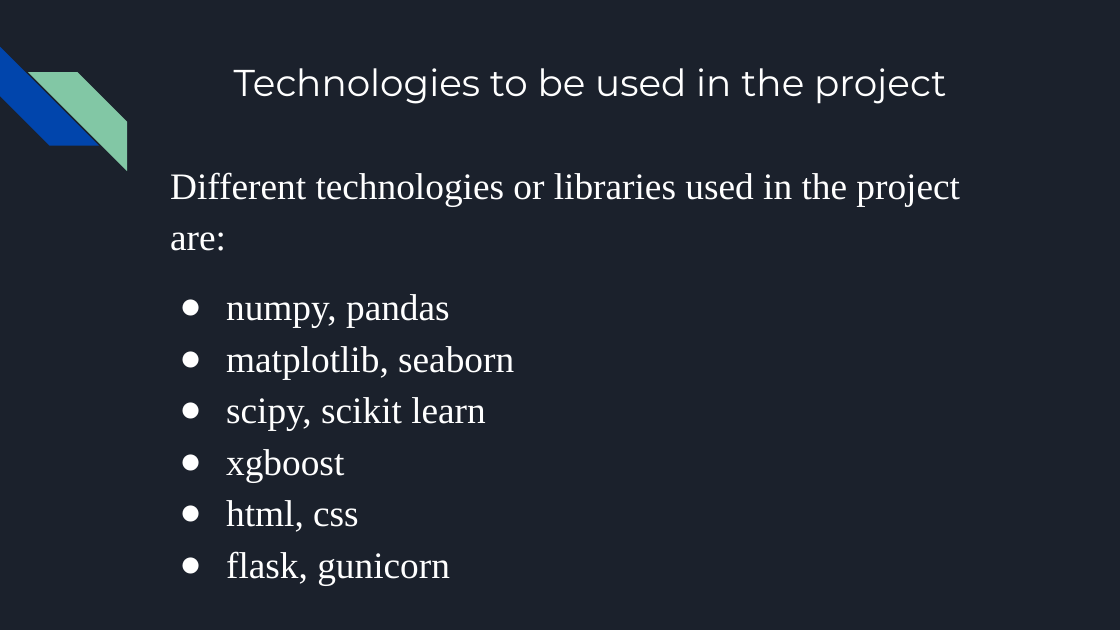
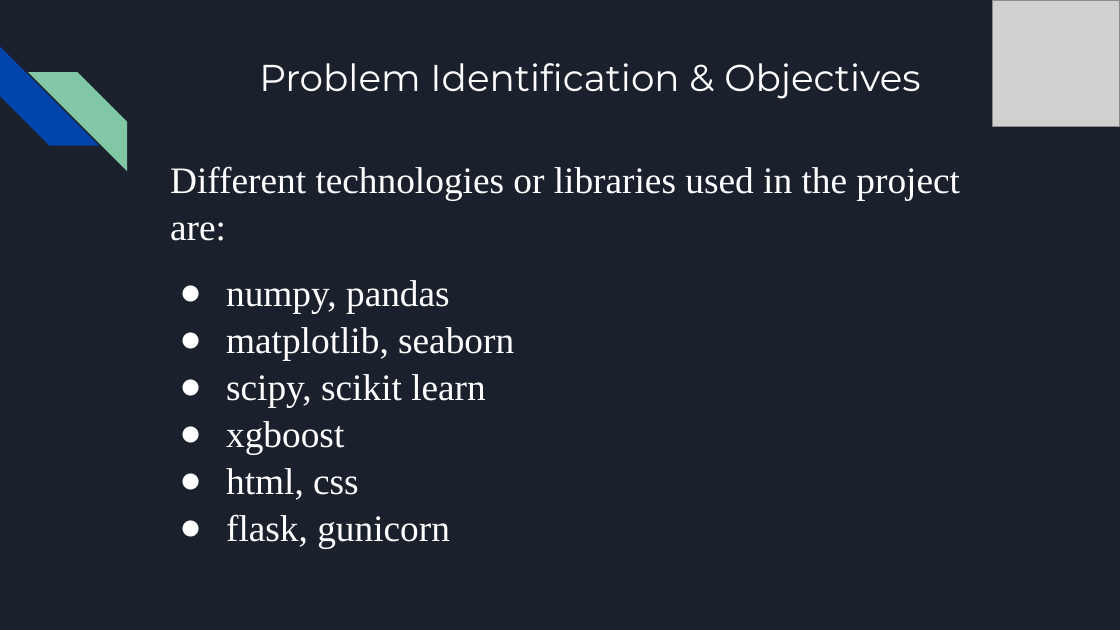
Before and after one commit to Rakesh-Naidu/Credit-card-approval-prediction, a slide deck: slide 18 of Credit Approval Prediction.pptx (slide 15 before the commit). Drawn at 1120x630 pixels with LibreOffice and Linux fonts; fonts in the diff are those of the drawing; grey boxes stand for pictures. Boxes give left, top, right and bottom in pixels: in the first picture for what was removed or moved away, otherwise in the second. Text is boxed around its words. In the diff, an @@ line names an element or a change of style, - is before the commit and + after.

```diff
--- a/Credit Approval Prediction.pptx
+++ b/Credit Approval Prediction.pptx
@@ picture added at (992,0,1120,127) @@
@@ title at (259,63,920,99): text changed @@
-Technologies to be used in the project
+Problem Identification & Objectives
@@ text "Different technologies or libraries used ..." at (170,166,960,548): line spacing 1.15 to 1.05 @@
```
Also in this commit, not shown: 13 other slides changed, 26 slides added, 4 slides removed, 4 other files.
